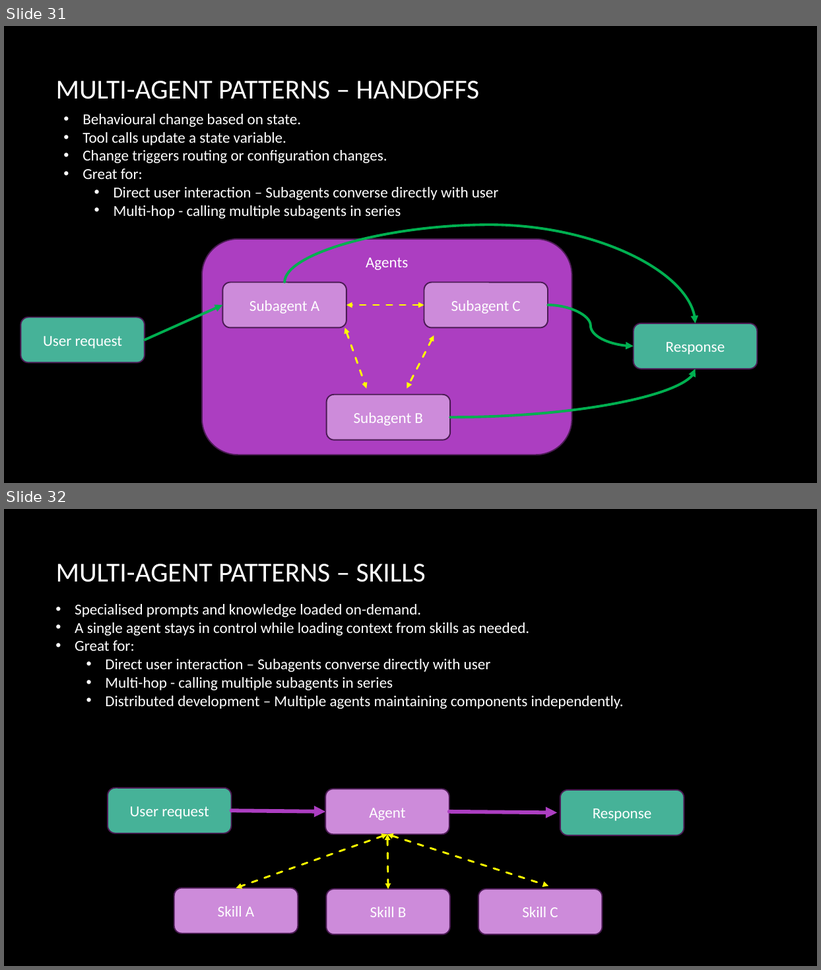
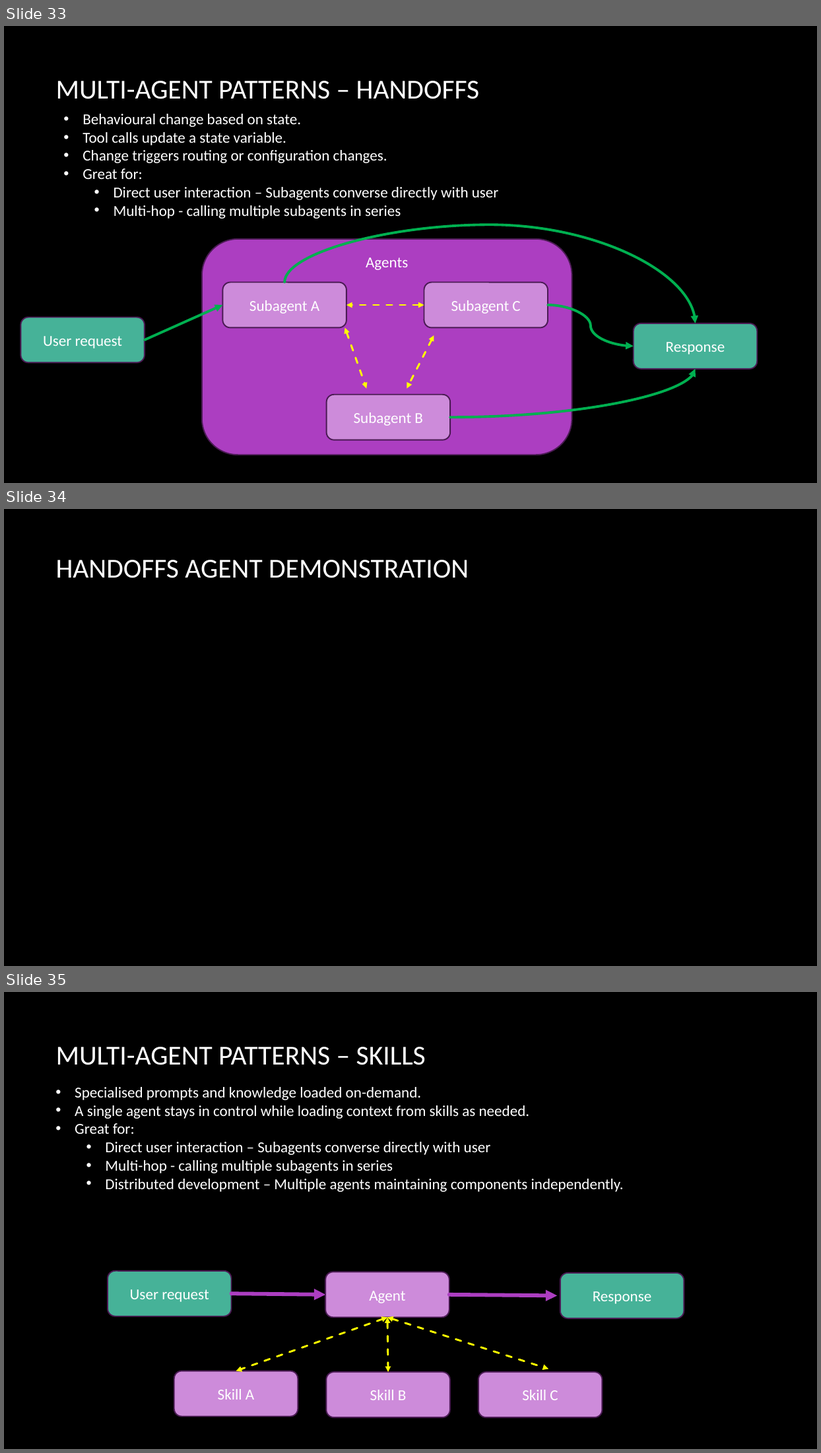
Before and after one commit to davejeon/dsr_agentic_ai, a slide deck: Agentic AI.pptx. Shown one above the other, each under a label of ours: slides 31 and 32 before the commit, slides 33, 34 and 35 after it. The pictures are 821x970 and 821x1453 pixels, drawn with LibreOffice and Linux fonts; fonts in the diff are those of the drawing; background and template pictures are left out. Boxes give left, top, right and bottom in pixels: in the first picture for what was removed or moved away, otherwise in the second. Text is boxed around its words. In the diff, an @@ line names an element or a change of style, - is before the commit and + after.

```diff
--- a/Agentic AI.pptx
+++ b/Agentic AI.pptx
@@ slide 34 added at (4, 509, 817, 966), background picture (left out) @@
@@ title added at (56, 560, 469, 578), 32.4 pt, text #FFFFFF @@
+HANDOFFS AGENT DEMONSTRATION
@@ what was slide 31 is now slide 33 @@
@@ what was slide 32 is now slide 35 @@
```
Also in this commit, not shown: 3 slides changed, 6 other slides added, 6 other files.
